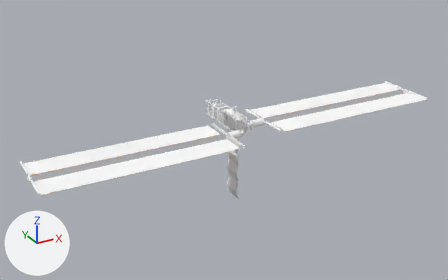
Renders of the Blender file Mesh/iss_solar_array.blend from each side of a commit.
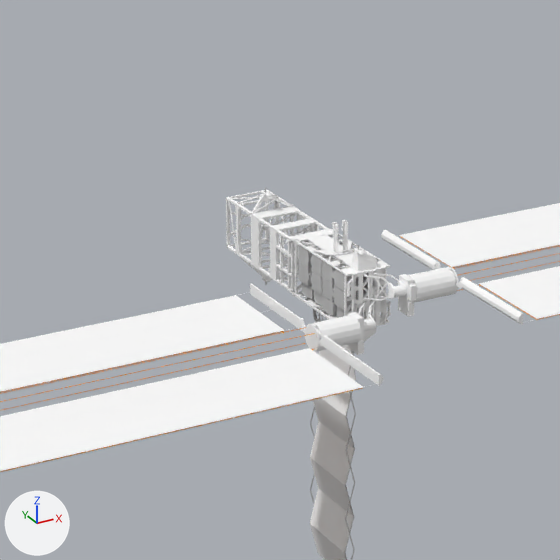
Each version appears first whole from a 50 mm camera at (-174.0, -497.0, 184.0) aimed at (12.0, -158.0, 14.0), and next in a close-up on the part from 33% to 65% of the width and 18% to 69% of the height. The axes (+X, +Y, +Z) are drawn at lower left. The lights are the same throughout.

Names of what the first close-up shows: 'pasi-ani_w_goldcells.001', 'pasi-ani_w_goldcells.010', 's6-ani'.
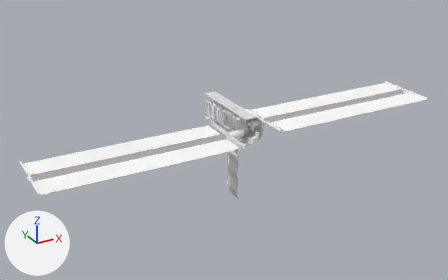
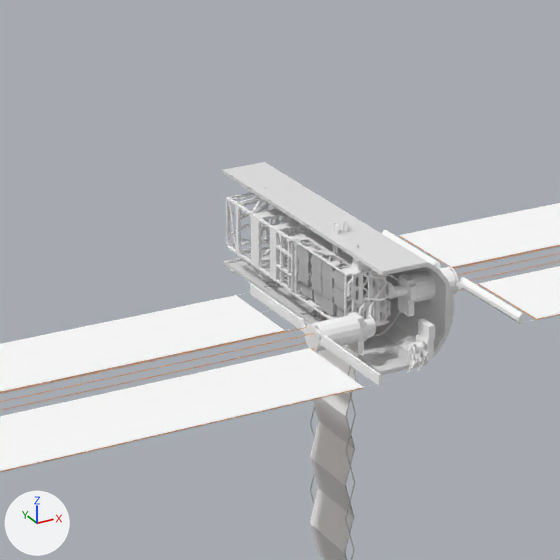
The newer file is also rescaled (x0.177), turned or shifted as a whole; pictures and numbers use the older file's frame.

Pixel boxes [x1, y1, x2, y2] of what changed, in the close-ups (560 x 560 px):
'imagetostl_mesh0', added: after [222, 162, 454, 375]
's6-ani.001', added: after [407, 319, 435, 374]

Patch to the scene script:
```diff
--- a/Mesh/iss_solar_array.blend.py
+++ b/Mesh/iss_solar_array.blend.py
@@ mat_whiteshiny_001 @@
+mat_whiteshiny_001 = diffuse_material('whiteshiny.001')
+mat_whiteshiny_001.base_color = (1.0, 1.0, 1.0)  # white #ffffff
@@ mat_mat0 @@
+mat_mat0 = principled_material('mat0')
+mat_mat0.base_color = (0.8, 0.8, 0.8)  # white #e7e7e7
+mat_mat0.roughness = 0.4
@@ me_s6_ani_001 @@
+me_s6_ani_001.from_pydata(...)  # 212 vertices, 266 faces; spans x -0.197..0.955, y 1.864..2.981, z -1.335..-0.202
+me_s6_ani_001.materials.append(mat_whiteshiny_001)  # white #ffffff
@@ me_imagetostl_mesh0 @@
+me_imagetostl_mesh0.from_pydata(...)  # 1009 vertices, 910 faces; spans x -1.66..1.66, y -1.88..0.63, z -5.0..5.0
+me_imagetostl_mesh0.materials.append(mat_mat0)  # white #e7e7e7
@@ ob_s6_ani_001 @@
+ob_s6_ani_001 = bpy.data.objects.new('s6-ani.001', me_s6_ani_001)
+ob_s6_ani_001.location = (16.5, -199.6, 29.0)
+ob_s6_ani_001.scale = (5.65, 5.65, 5.65)
@@ ob_imagetostl_mesh0 @@
+ob_imagetostl_mesh0 = bpy.data.objects.new('imagetostl_mesh0', me_imagetostl_mesh0)
+ob_imagetostl_mesh0.location = (16.5, -156.1, 29.0)
+ob_imagetostl_mesh0.rotation_euler = (1.571, -1.571, 0.0)  # degrees (90, -90, 0)
+ob_imagetostl_mesh0.scale = (5.65, 5.65, 5.65)
```
